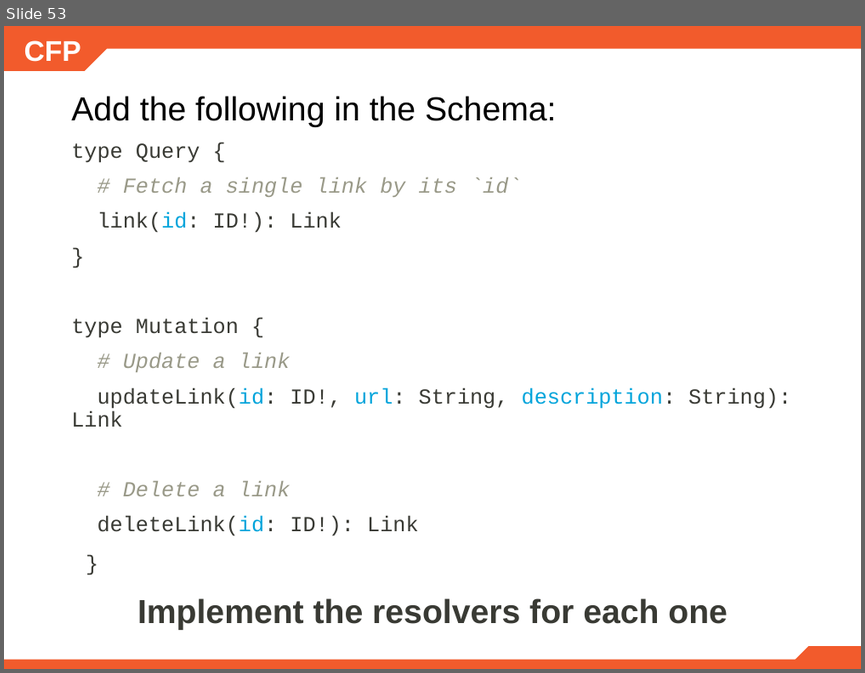
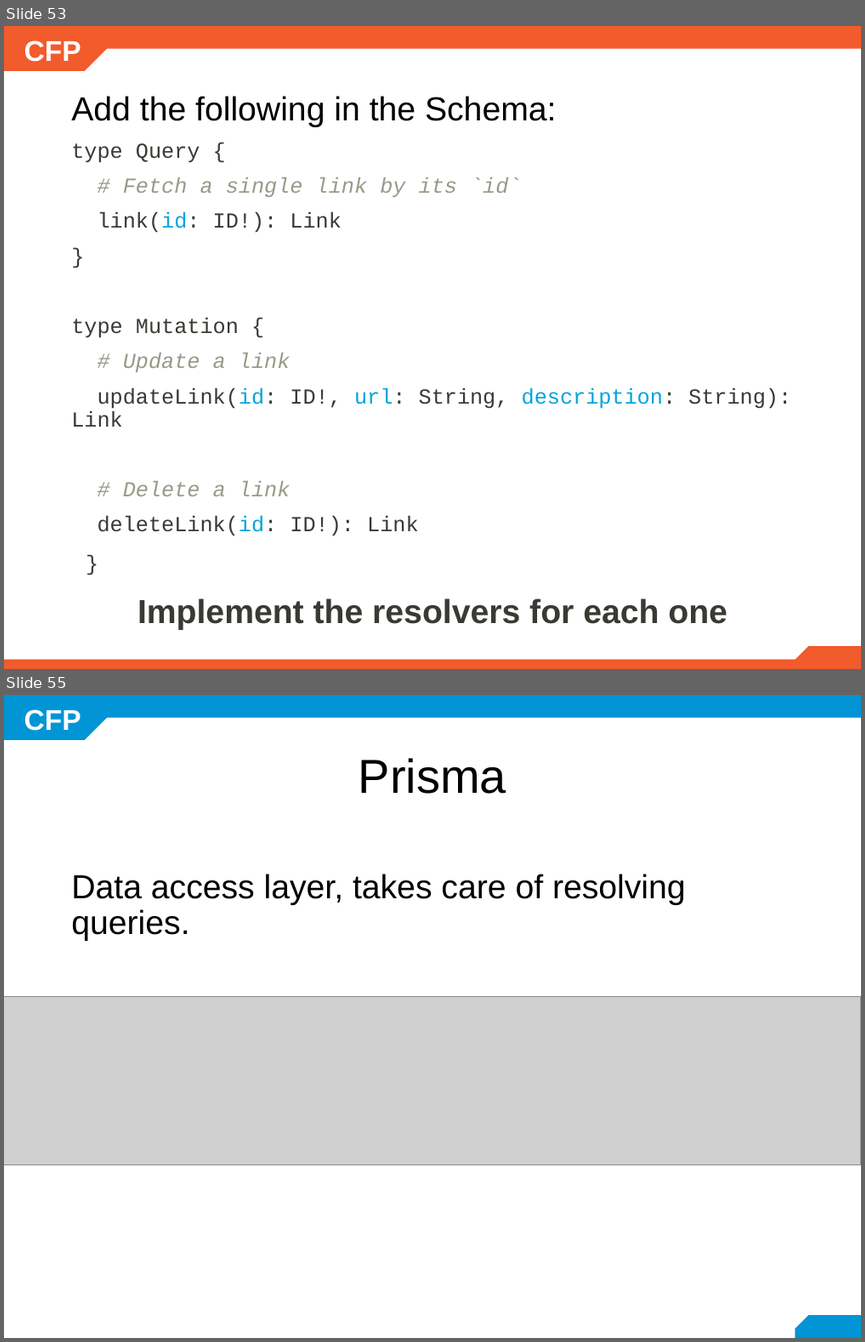
Before and after one commit to mariela21180/cfp-2019, a slide deck: modulo6/6.3.1/- GraphQL.pptx. Shown one above the other, each under a label of ours: slide 53 before the commit, slides 53 and 55 after it; the slides between them are not shown. The pictures are 865x673 and 865x1342 pixels, drawn with LibreOffice and Linux fonts; fonts in the diff are those of the drawing; grey boxes stand for pictures; background and template pictures are left out. Boxes give left, top, right and bottom in pixels: in the first picture for what was removed or moved away, otherwise in the second. Text is boxed around its words. In the diff, an @@ line names an element or a change of style, - is before the commit and + after.

```diff
--- a/modulo6/6.3.1/- GraphQL.pptx
+++ b/modulo6/6.3.1/- GraphQL.pptx
@@ slide 55 added at <box>4,695,861,1338</box>, background #FFFFFF; not listed: 1 template element that a slide beside it also shows @@
@@ snip rect added at <box>4,695,107,740</box>, fill #0195D6 @@
@@ rectangle added at <box>100,695,861,718</box>, fill #0195D6 @@
@@ title added at <box>358,758,506,794</box>, 40 pt, text #000000 @@
+Prisma
@@ text added at <box>71,873,686,941</box>, 28 pt, text #000000 @@
+Data access layer, takes care of resolving queries.
@@ picture added at <box>4,997,861,1165</box> @@
@@ snip rect added at <box>794,1315,861,1338</box>, fill #0195D6 @@
```
Also in this commit, not shown: 1 slide changed, 38 other slides added, 1 other file.
